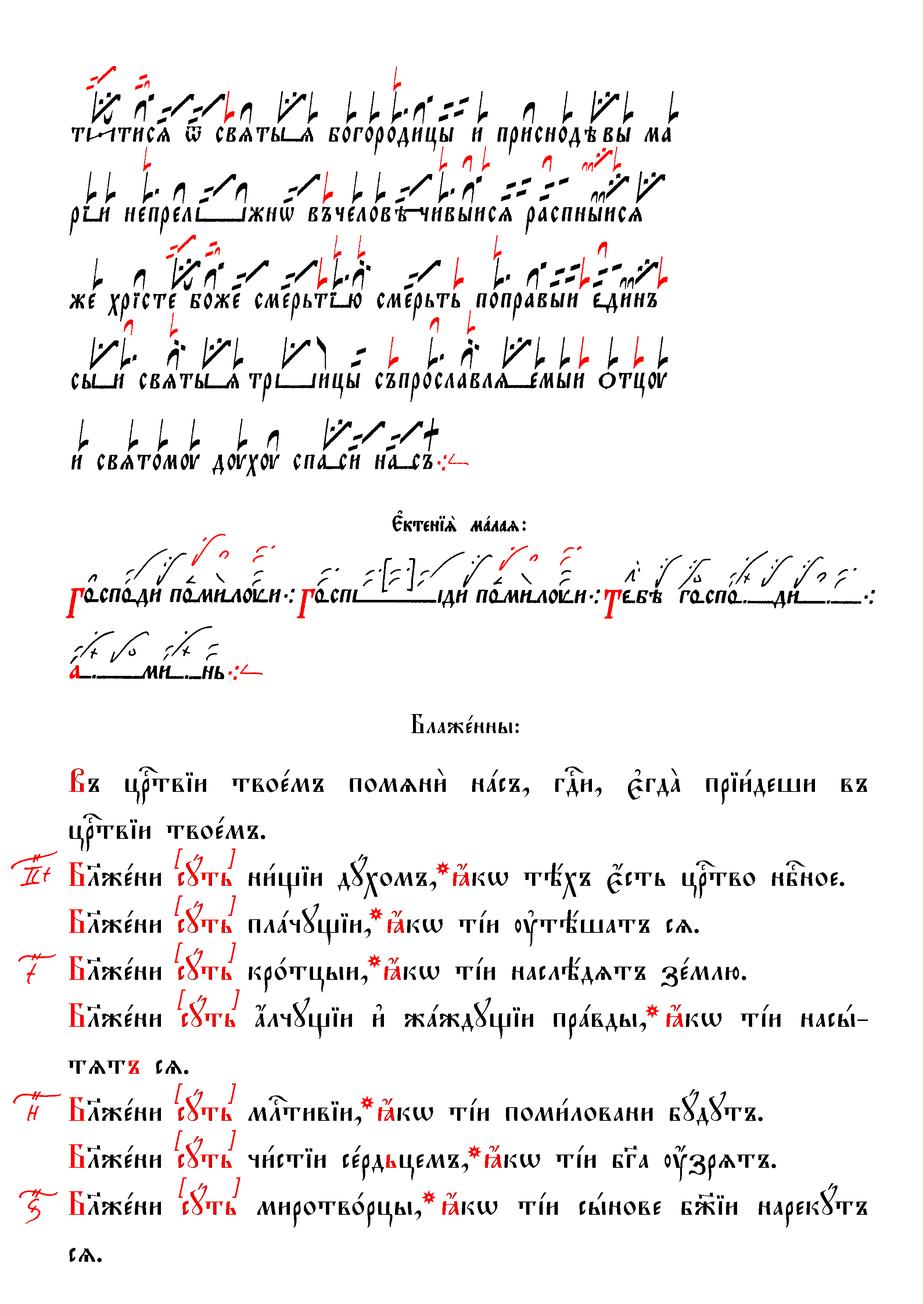
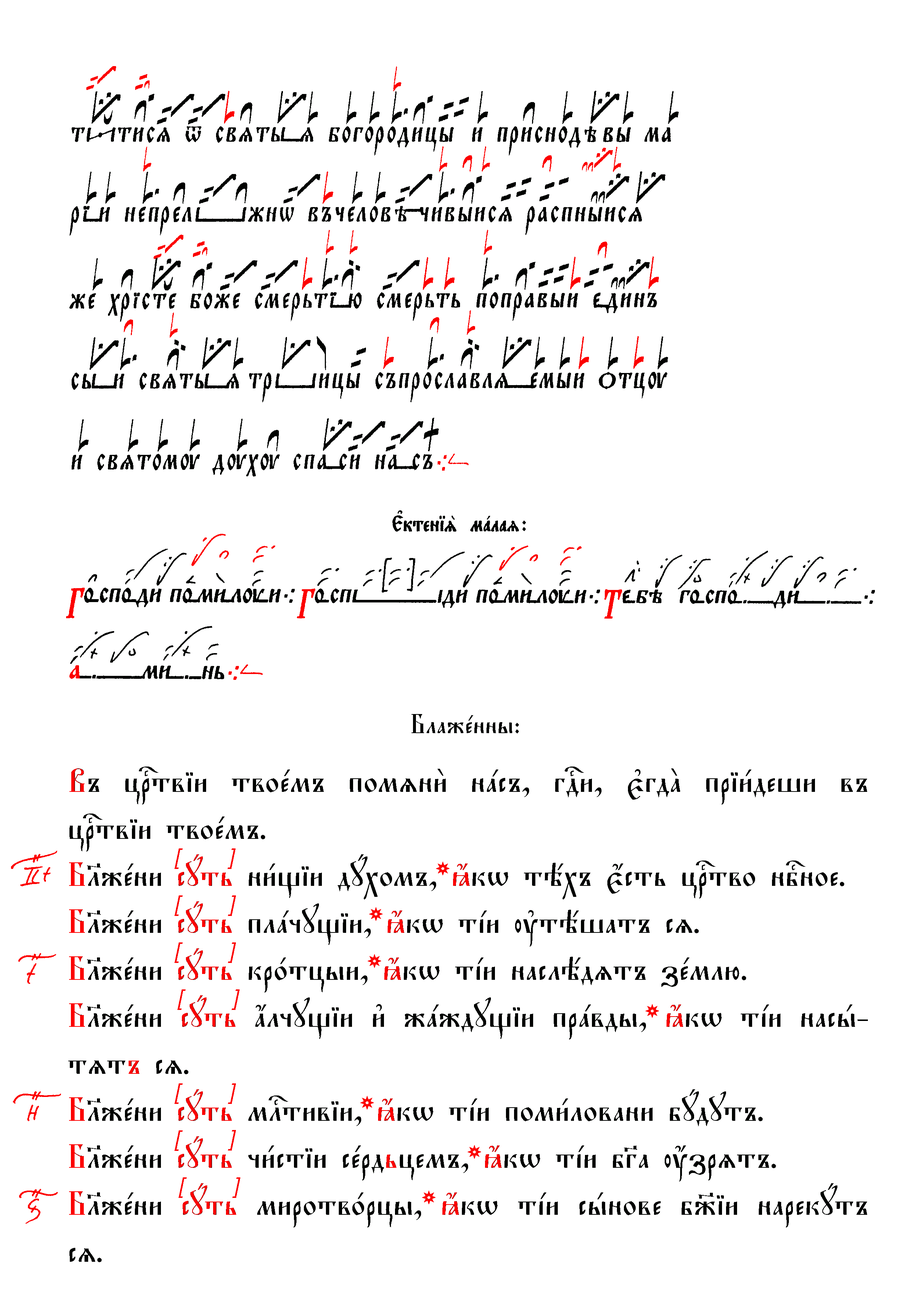
Layered file, before and after one edit (w=923, h=1304). Changes by layer:
painted on "Червила" over [153, 229, 668, 370]
painted on "Чернила" over [121, 257, 659, 291]
